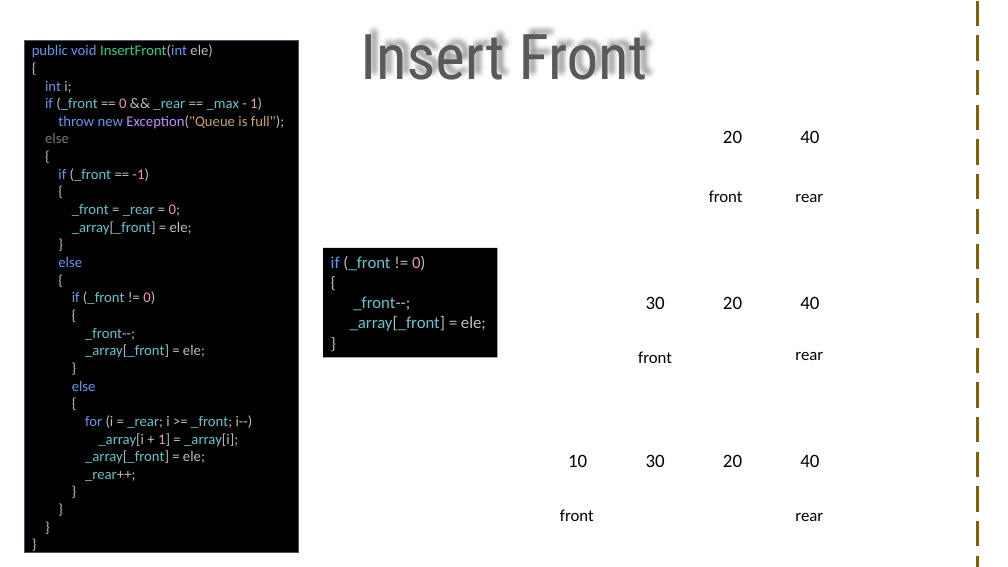
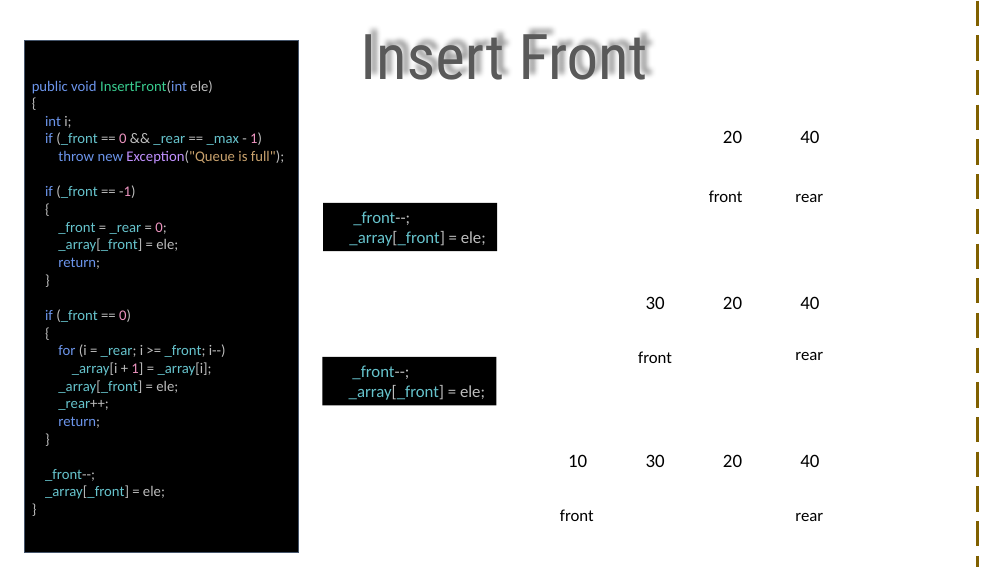
Before and after one commit to visweswarpenti/Trainings, a slide deck: slide 10 of Data Structures using C#/data-structures-using-.net-core-csharp/Queue/Double Ended Queue/Double Ended Queue.pptx. Drawn at 1008x567 pixels with LibreOffice and Linux fonts; fonts in the diff are those of the drawing; background and template pictures are left out. Boxes give left, top, right and bottom in pixels: in the first picture for what was removed or moved away, otherwise in the second. Text is boxed around its words. In the diff, an @@ line names an element or a change of style, - is before the commit and + after.

Commit message:
Double ended queue changes : VP

```diff
--- a/Data Structures using C#/data-structures-using-.net-core-csharp/Queue/Double Ended Queue/Double Ended Queue.pptx
+++ b/Data Structures using C#/data-structures-using-.net-core-csharp/Queue/Double Ended Queue/Double Ended Queue.pptx
@@ text in rectangle at box(32, 80, 284, 499): text changed @@
-public void InsertFront(int ele)
-{
-int i;
-if (_front == 0 && _rear == _max - 1)
-throw new Exception("Queue is full");
-else
-{
-if (_front == -1)
-{
-_front = _rear = 0;
-_array[_front] = ele;
-}
-else
-{
-if (_front != 0)
-{
-_front--;
-_array[_front] = ele;
-}
-else
-{
-for (i = _rear; i >= _front; i--)
-_array[i + 1] = _array[i];
-_array[_front] = ele;
-_rear++;
-}
-}
-}
-}
+public void InsertFront(int ele)
+{
+int i;
+if (_front == 0 && _rear == _max - 1)
+throw new Exception("Queue is full");
+if (_front == -1)
+{
+_front = _rear = 0;
+_array[_front] = ele;
+return;
+}
+if (_front == 0)
+{
+for (i = _rear; i >= _front; i--)
+_array[i + 1] = _array[i];
+_array[_front] = ele;
+_rear++;
+return;
+}
+_front--;
+_array[_front] = ele;
+}
@@ rectangle "_front--; _array[_front] = ele;": place and size @@
-rectangle "_front--; _array[_front] = ele;" at box(324, 248, 498, 358)
+rectangle "_front--; _array[_front] = ele;" at box(323, 203, 497, 251)
@@ text in rectangle at box(349, 211, 486, 246): text changed @@
-if (_front != 0)
-{
-_front--;
-_array[_front] = ele;
-}
+_front--;
+_array[_front] = ele;
@@ rectangle added at box(322, 357, 496, 405), fill #000000, 16 pt, text #66C3CC @@
+_front--;
+_array[_front] = ele;
```
Also in this commit, not shown: 13 other slides changed, 1 other file.
